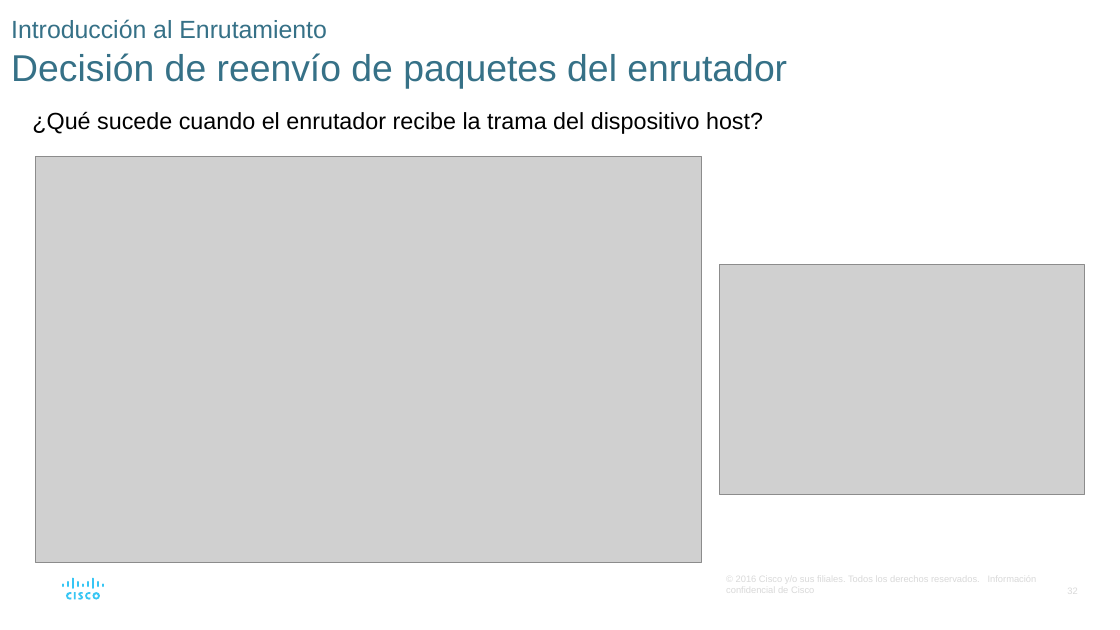
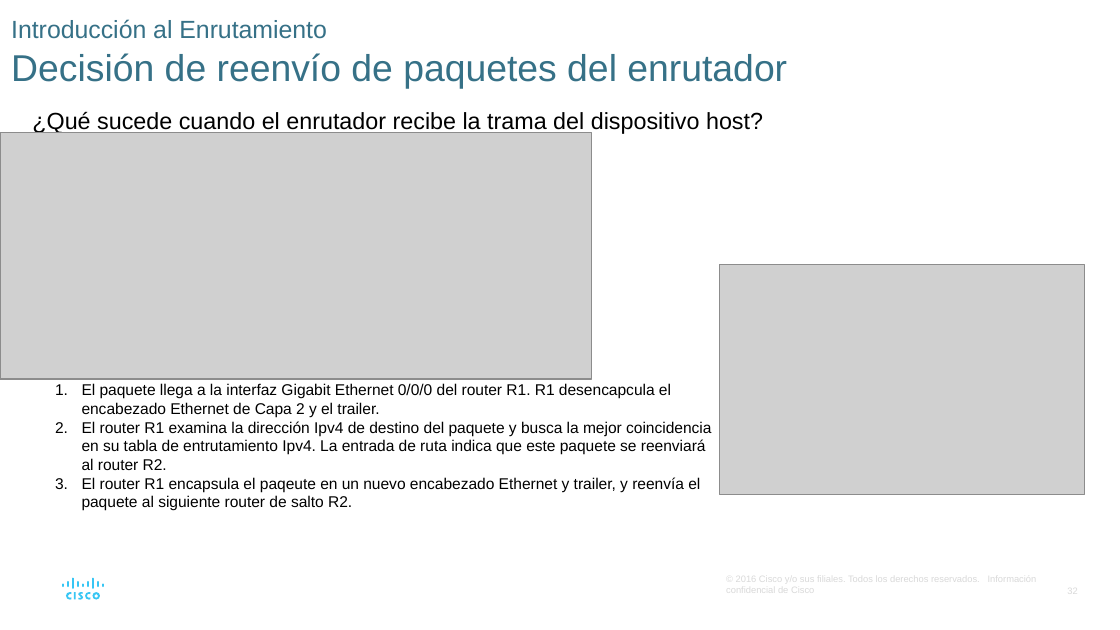
Before and after one commit to giganteavila/PAR, a slide deck: slide 32 of Presentaciones/8-Capa de Red.odp. Drawn at 1120x630 pixels with LibreOffice and Linux fonts; fonts in the diff are those of the drawing; grey boxes stand for pictures. Boxes give left, top, right and bottom in pixels: in the first picture for what was removed or moved away, otherwise in the second. Text is boxed around its words. In the diff, an @@ line names an element or a change of style, - is before the commit and + after.

```diff
--- a/Presentaciones/8-Capa de Red.odp
+++ b/Presentaciones/8-Capa de Red.odp
@@ picture: place and size @@
-picture at box(36, 157, 702, 563)
+picture at box(0, 132, 591, 379)
@@ text added at box(82, 383, 711, 511), 10 pt, text #000000 @@
+1. El paquete llega a la interfaz Gigabit Ethernet 0/0/0 del router R1. R1 desencapcula el encabezado Ethernet de Capa 2 y el trailer.
+2. El router R1 examina la dirección Ipv4 de destino del paquete y busca la mejor coincidencia en su tabla de entrutamiento Ipv4. La entrada de ruta indica que este paquete se reenviará al router R2.
+3. El router R1 encapsula el paqeute en un nuevo encabezado Ethernet y trailer, y reenvía el paquete al siguiente router de salto R2.
```
Also in this commit, not shown: 1 other slide changed, 1 slide added, 1 other file.
